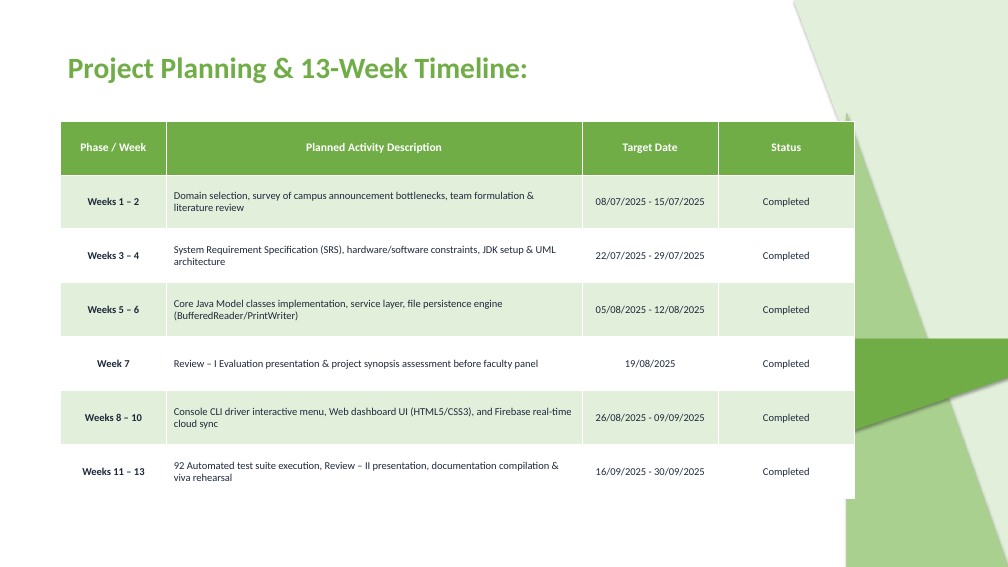
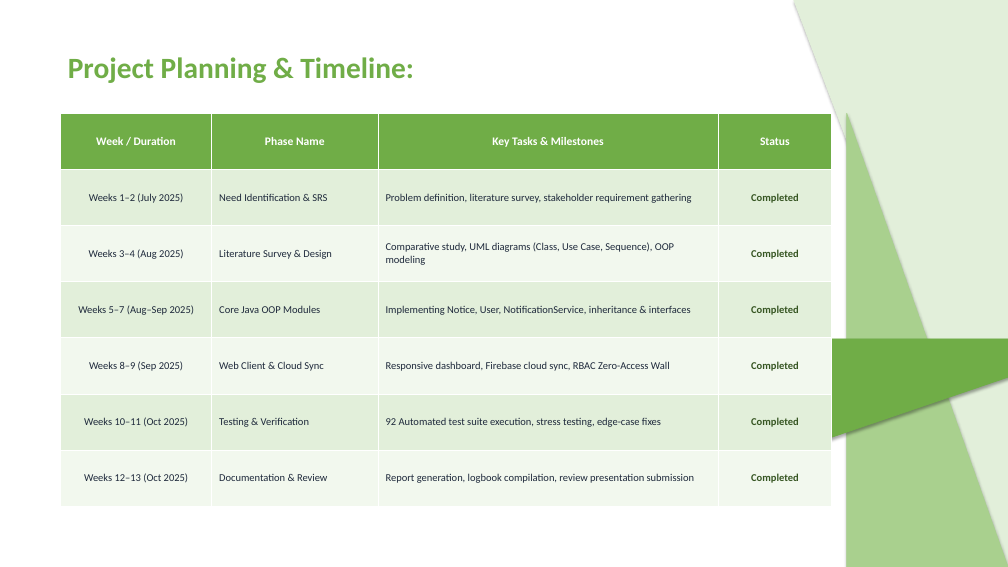
Before and after one commit to ATP0925/CampusNotify-Java-Mini-Project, a slide deck: slide 9 of CampusNotify_Review_Presentation.pptx (slide 11 before the commit). Drawn at 1008x567 pixels with LibreOffice and Linux fonts; fonts in the diff are those of the drawing. Boxes give left, top, right and bottom in pixels: in the first picture for what was removed or moved away, otherwise in the second. Text is boxed around its words. In the diff, an @@ line names an element or a change of style, - is before the commit and + after.

Commit message:
docs: align PPT deck strictly to Review 1 agenda (9 topics) and sync report points with sample report

```diff
--- a/CampusNotify_Review_Presentation.pptx
+++ b/CampusNotify_Review_Presentation.pptx
@@ text at [68, 57, 413, 83]: text changed @@
-Project Planning & 13-Week Timeline:
+Project Planning & Timeline:
@@ table at [60, 113, 832, 507] @@
-row 1: Phase / Week | Planned Activity Description | Target Date | Status
+row 1: Week / Duration | Phase Name | Key Tasks & Milestones | Status
-row 2: Weeks 1 – 2 | Domain selection, survey of campus announcement bottlenecks, team formulation & literature review | 08/07/2025 - 15/07/2025 | Completed
+row 2: Weeks 1–2 (July 2025) | Need Identification & SRS | Problem definition, literature survey, stakeholder requirement gathering | Completed
-row 3: Weeks 3 – 4 | System Requirement Specification (SRS), hardware/software constraints, JDK setup & UML architecture | 22/07/2025 - 29/07/2025 | Completed
+row 3: Weeks 3–4 (Aug 2025) | Literature Survey & Design | Comparative study, UML diagrams (Class, Use Case, Sequence), OOP modeling | Completed
-row 4: Weeks 5 – 6 | Core Java Model classes implementation, service layer, file persistence engine (BufferedReader/PrintWriter) | 05/08/2025 - 12/08/2025 | Completed
+row 4: Weeks 5–7 (Aug–Sep 2025) | Core Java OOP Modules | Implementing Notice, User, NotificationService, inheritance & interfaces | Completed
-row 5: Week 7 | Review – I Evaluation presentation & project synopsis assessment before faculty panel | 19/08/2025 | Completed
+row 5: Weeks 8–9 (Sep 2025) | Web Client & Cloud Sync | Responsive dashboard, Firebase cloud sync, RBAC Zero-Access Wall | Completed
-row 6: Weeks 8 – 10 | Console CLI driver interactive menu, Web dashboard UI (HTML5/CSS3), and Firebase real-time cloud sync | 26/08/2025 - 09/09/2025 | Completed
+row 6: Weeks 10–11 (Oct 2025) | Testing & Verification | 92 Automated test suite execution, stress testing, edge-case fixes | Completed
-row 7: Weeks 11 – 13 | 92 Automated test suite execution, Review – II presentation, documentation compilation & viva rehearsal | 16/09/2025 - 30/09/2025 | Completed
+row 7: Weeks 12–13 (Oct 2025) | Documentation & Review | Report generation, logbook compilation, review presentation submission | Completed
@@ fill #FFFFFF to #F2F8EE in 12 cells @@
@@ text colour #1E293B to #375623, bold on in "Completed", "Completed", "Completed", "Completed" and 2 more places @@
@@ table: place and size @@
-table at [60, 121, 854, 499]
+table at [60, 113, 832, 507]
```
Also in this commit, not shown: 3 other slides changed, 8 slides added, 12 slides removed, 11 other files.
